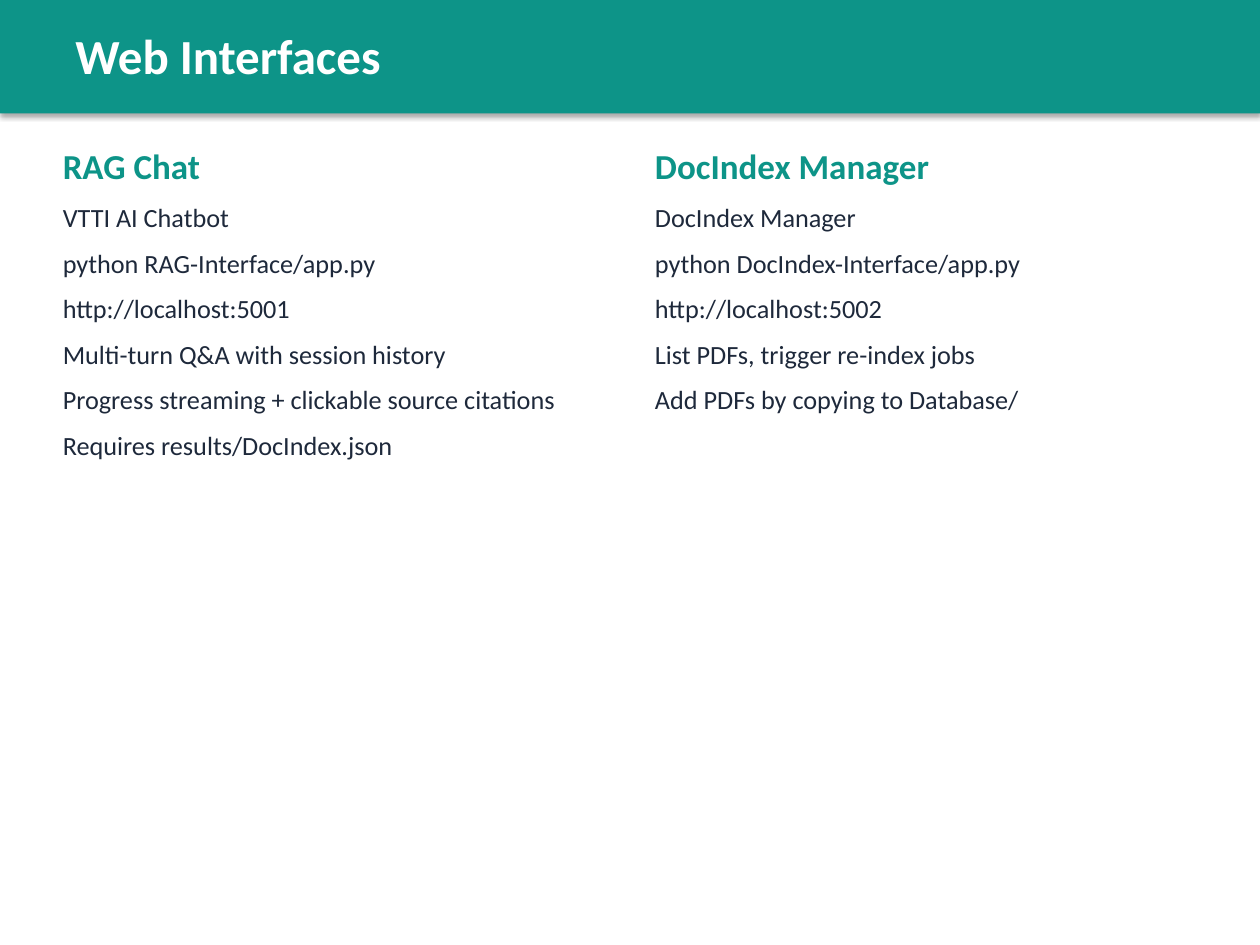
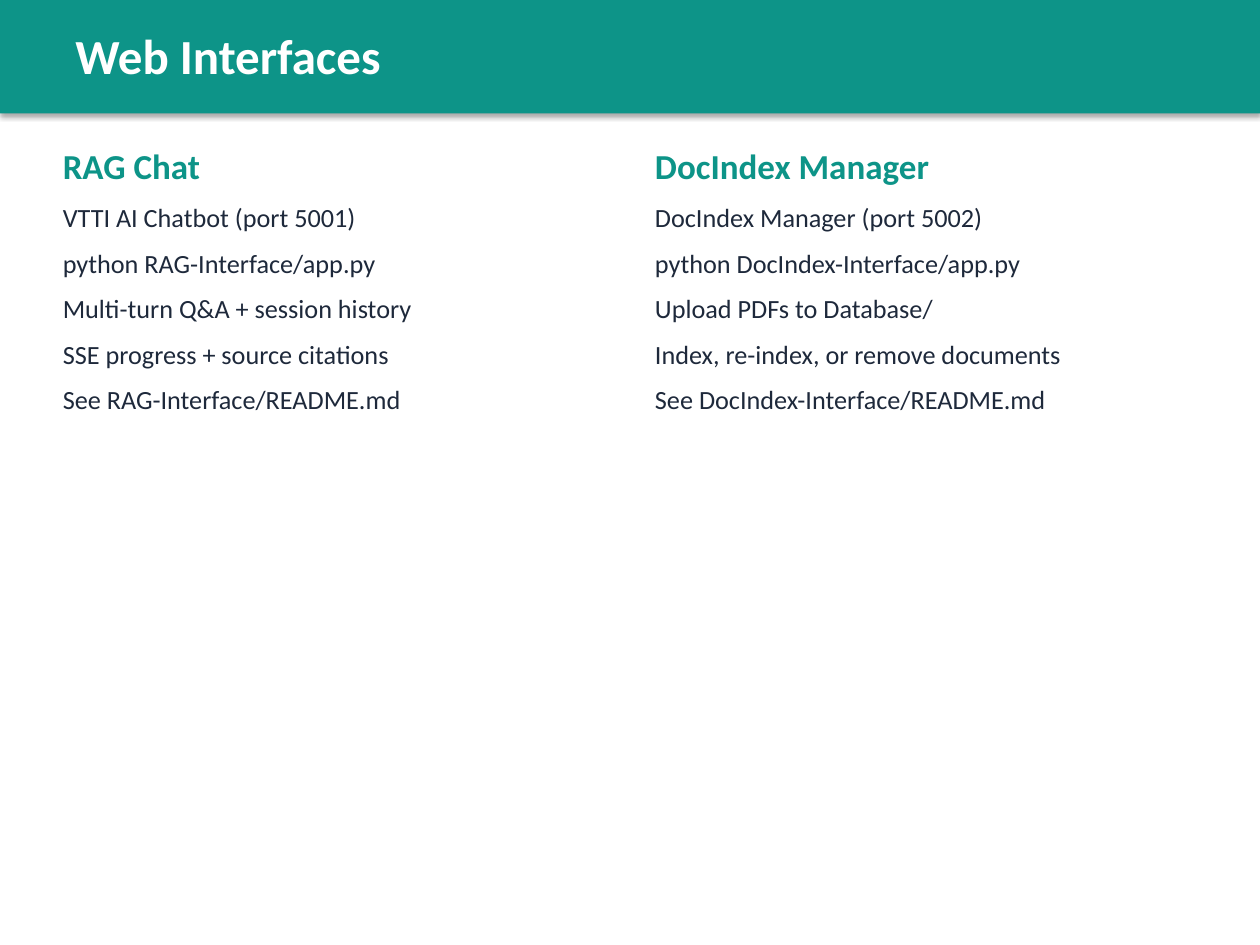
Before and after one commit to JackYuan18/RAG-PageIndex, a slide deck: slide 10 of docs/PageIndex_Handoff.pptx. Drawn at 1260x945 pixels with LibreOffice and Linux fonts; fonts in the diff are those of the drawing. Boxes give left, top, right and bottom in pixels: in the first picture for what was removed or moved away, otherwise in the second. Text is boxed around its words. In the diff, an @@ line names an element or a change of style, - is before the commit and + after.

```diff
--- a/docs/PageIndex_Handoff.pptx
+++ b/docs/PageIndex_Handoff.pptx
@@ text at [63, 208, 355, 232]: text changed @@
-VTTI AI Chatbot
+VTTI AI Chatbot (port 5001)
@@ text at [655, 208, 982, 232]: text changed @@
-DocIndex Manager
+DocIndex Manager (port 5002)
@@ text at [63, 299, 411, 410]: text changed @@
-http://localhost:5001
-Multi-turn Q&A with session history
-Progress streaming + clickable source citations
-Requires results/DocIndex.json
+Multi-turn Q&A + session history
+SSE progress + source citations
+See RAG-Interface/README.md
@@ text at [655, 299, 1060, 410]: text changed @@
-http://localhost:5002
-List PDFs, trigger re-index jobs
-Add PDFs by copying to Database/
+Upload PDFs to Database/
+Index, re-index, or remove documents
+See DocIndex-Interface/README.md
```
Also in this commit, not shown: 4 other slides changed, 1 slide added, 7 other files.
